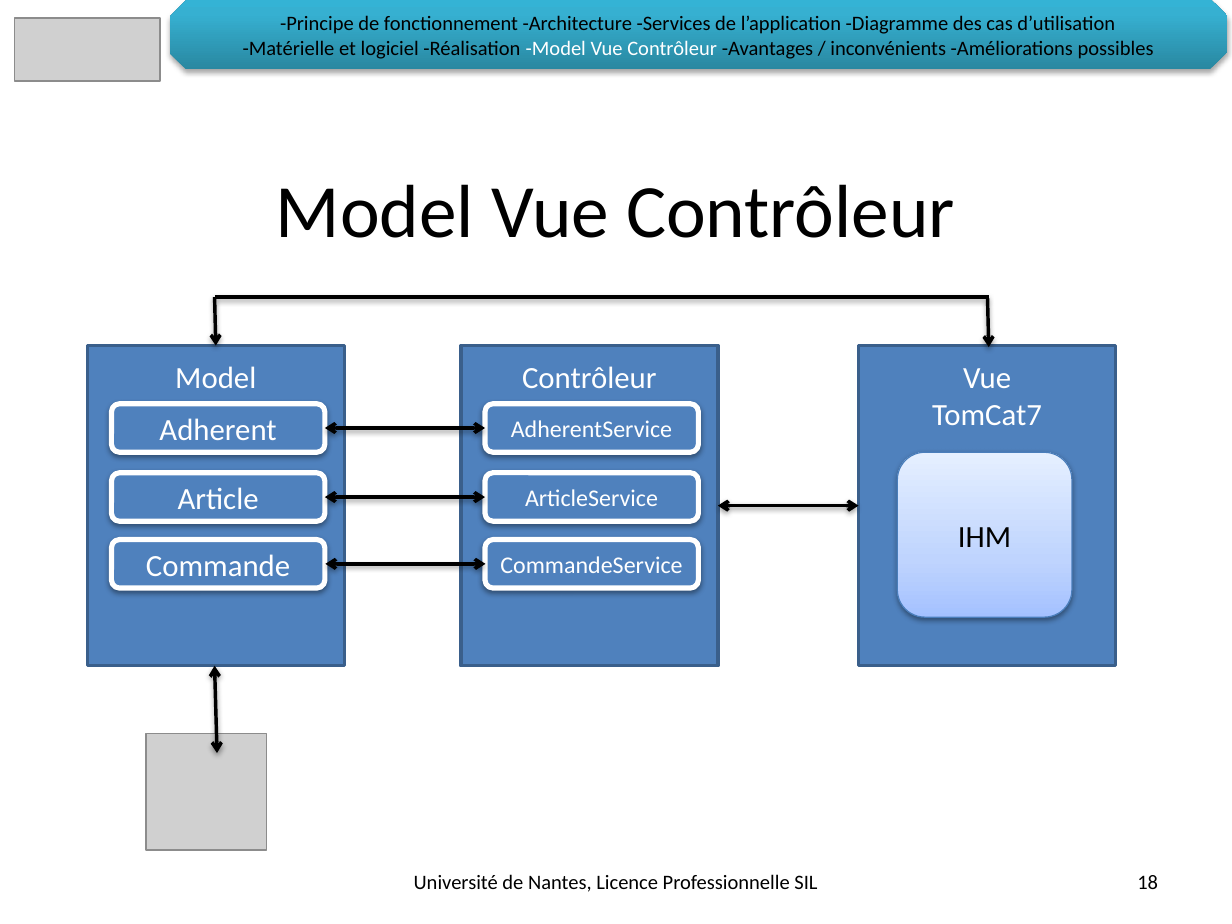
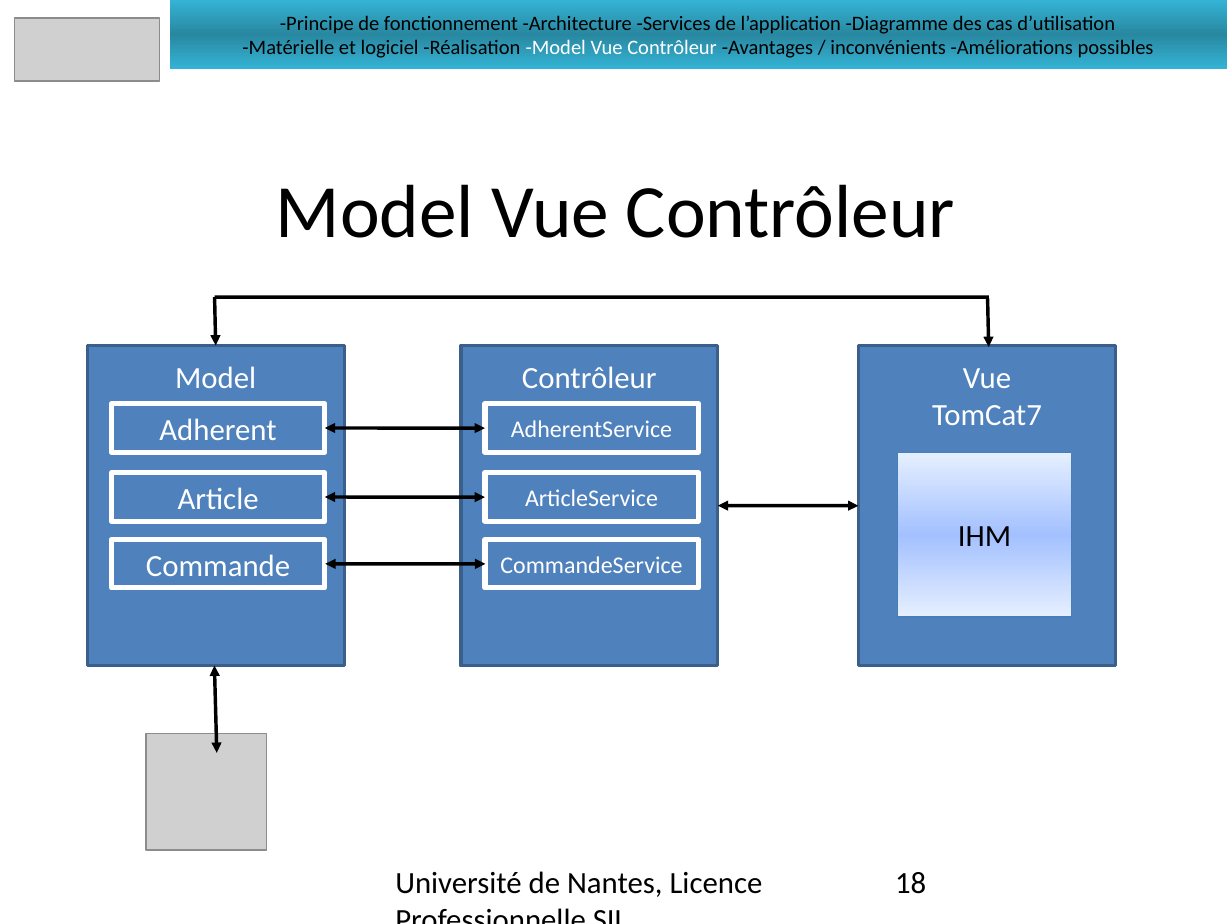
Before and after one commit to LeonardoALARCON/progr3, a slide deck: slide 18 of Documentation/DiapoProg3/PresentationProg3.pptx. Drawn at 1232x924 pixels with LibreOffice and Linux fonts; fonts in the diff are those of the drawing; grey boxes stand for pictures; background and template pictures are left out. Boxes give left, top, right and bottom in pixels: in the first picture for what was removed or moved away, otherwise in the second. Text is boxed around its words. In the diff, an @@ line names an element or a change of style, - is before the commit and + after.

Commit message:
Ajouté images des diagrammes et les ajouté à la présentation PWP

```diff
--- a/Documentation/DiapoProg3/PresentationProg3.pptx
+++ b/Documentation/DiapoProg3/PresentationProg3.pptx
@@ rectangle "-Principe de fonctionnement -Architecture -Services ..." at (x1=170, y1=0, x2=1227, y2=69): snip diag rect to rectangle; fill gradient #2A88A2 to #37B1D2 to #34B4D6 to gradient #34B3D5 to #2988A1; shadow off @@
@@ line (989, 297) - (214, 297): stroke #000000 2 pt to #000000 2.01 pt @@
@@ arrow (214, 297) - (216, 345): stroke #000000 2 pt to #000000 2.01 pt; arrowheads changed @@
@@ arrow (988, 298) - (989, 347): stroke #000000 2 pt to #000000 2.01 pt; arrowheads changed @@
@@ outline #3A5F8C 2 pt to #3A5F8B 2.01 pt in 3 elements at (x1=87, y1=346, x2=345, y2=667), (x1=461, y1=346, x2=718, y2=667), (x1=859, y1=346, x2=1116, y2=667) @@
@@ double arrow (325, 428) - (485, 428): stroke #000000 2 pt to #000000 2.01 pt; arrowheads changed @@
@@ rectangle "IHM" at (x1=897, y1=452, x2=1072, y2=617): rounded rectangle to rectangle; fill gradient #A4C4FF to #BFD4FF to #E6EEFF to gradient #E5EFFF to #A4C1FF; outline #4B7EBC 0.75 pt to #4A7EBB 0.74 pt; shadow off @@
@@ double arrow (325, 496) - (485, 498): stroke #000000 2 pt to #000000 2.01 pt; arrowheads changed @@
@@ double arrow (718, 505) - (859, 505): stroke #000000 2 pt to #000000 2.01 pt; arrowheads changed @@
@@ double arrow (325, 564) - (485, 564): stroke #000000 2 pt to #000000 2.01 pt; arrowheads changed @@
@@ rounded rectangle to rectangle; shadow off in 6 elements at (x1=112, y1=404, x2=325, y2=452), (x1=112, y1=473, x2=325, y2=521), (x1=112, y1=540, x2=325, y2=588), (x1=485, y1=404, x2=699, y2=452), (x1=485, y1=473, x2=699, y2=521), (x1=485, y1=540, x2=699, y2=588) @@
@@ double arrow moved from (217, 753) - (214, 665) to (214, 665) - (217, 753) @@
@@ double arrow (214, 665) - (217, 753): stroke #000000 2 pt to #000000 2.01 pt; arrowheads changed @@
@@ text "Université de Nantes, Licence Professionnelle ..." at (x1=395, y1=871, x2=763, y2=897): size 12 to 18 pt; alignment centre to left; vertical alignment middle to top @@
@@ page number at (x1=895, y1=872, x2=926, y2=894): size 12 to 18 pt; alignment right to left; vertical alignment middle to top @@
```
Also in this commit, not shown: 19 other slides changed, 9 other files.
